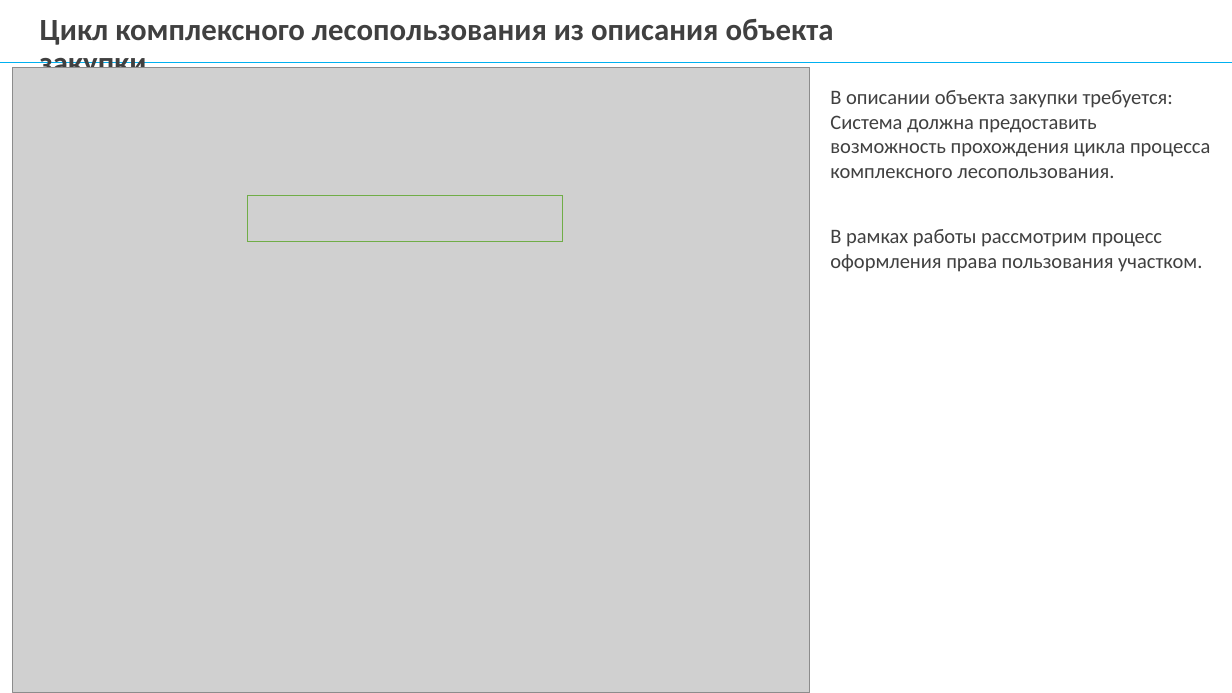
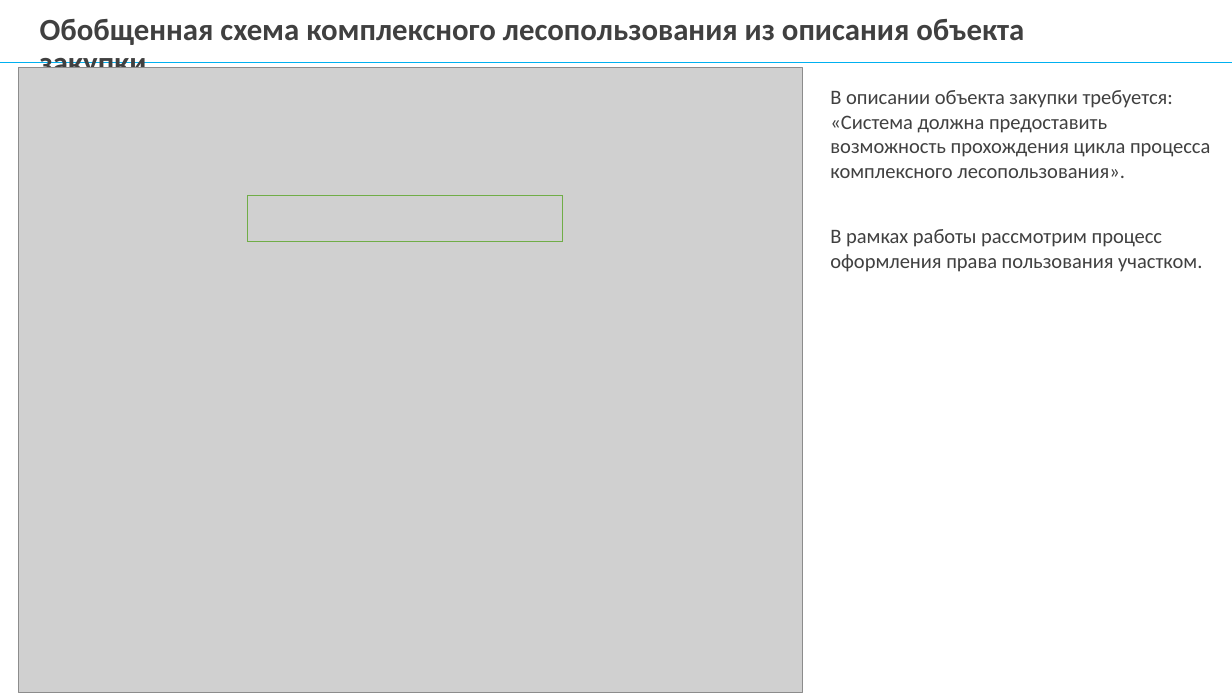
Before and after one commit to mcdodik20008/docs, a slide deck: slide 4 of Презентация диплома.pptx. Drawn at 1232x693 pixels with LibreOffice and Linux fonts; fonts in the diff are those of the drawing; grey boxes stand for pictures; background and template pictures are left out. Boxes give left, top, right and bottom in pixels: in the first picture for what was removed or moved away, otherwise in the second. Text is boxed around its words. In the diff, an @@ line names an element or a change of style, - is before the commit and + after.

```diff
--- a/Презентация диплома.pptx
+++ b/Презентация диплома.pptx
@@ text at [40, 19, 1024, 68]: text changed; text colour #404040 to #646464 @@
-Цикл комплексного лесопользования из описания объекта закупки
+Обобщенная схема комплексного лесопользования из описания объекта закупки
@@ picture: place and size @@
-picture at [13, 67, 811, 693]
+picture at [18, 67, 802, 693]
@@ text at [830, 115, 1210, 178]: text changed; text colour #404040 to #646464 @@
-Система должна предоставить возможность прохождения цикла процесса комплексного лесопользования.
+«Система должна предоставить возможность прохождения цикла процесса комплексного лесопользования».
```
Also in this commit, not shown: 17 other slides changed, 2 other files.
